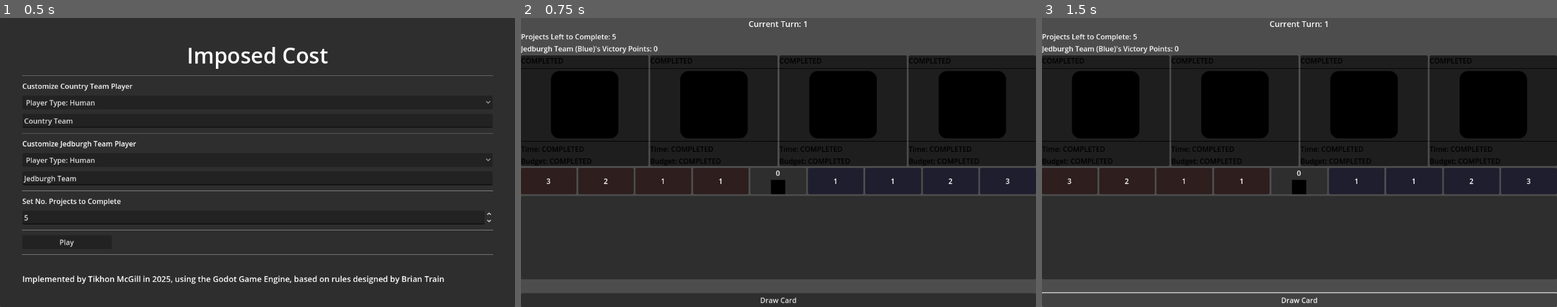
Above: before the commit, frames 1-3 (left to right).
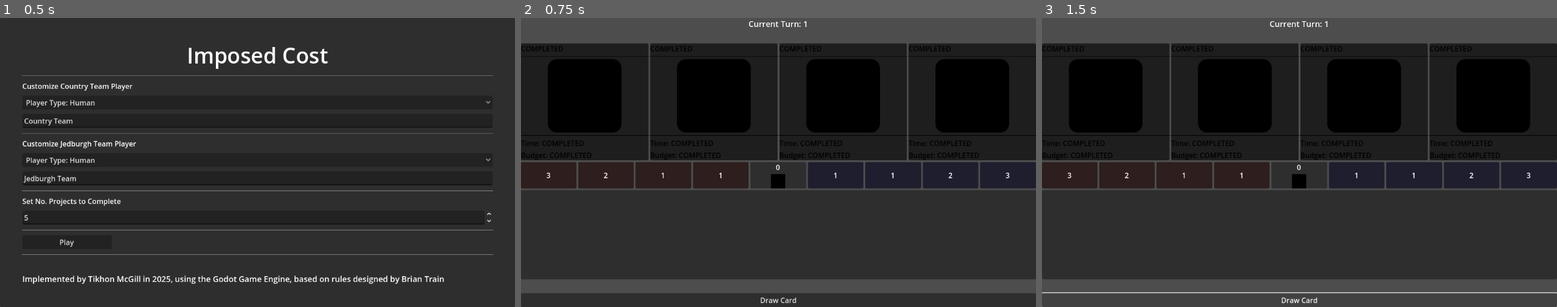
Above: after the commit, the same moments.

Repository: TikhonMcGill/ImposedCost
Game: Godot game, scene res://assets/scenes/main_menu/main_menu.tscn
The game is run twice, just before and just after one commit, with the same random seed, the same clock (stepped at 60 frames per second) and the same inputs. The engine's default icon, where the game draws it, is replaced by a stand-in: a white triangle on a blue panel in a dark square.
Inputs:
- Up to frame 1 (0.5 s): no input
- Up to frame 2 (0.75 s): click "Play" at 0.5 s
- Up to frame 3 (1.5 s): click "Draw Card" at 1.25 s

Frame 1 is identical in both runs. In frame 2, 12% of the frame differs, in the area x 0-100%, y 5-62%; in frame 3, 12%.
Error after the commit: Invalid assignment of property or key 'text' with value of type 'String' on a base object of type 'null instance'. (res://assets/scenes/game/game.gd:38)

Commit message:
Add ProjectsToCompleteLabel

Diff:
--- a/assets/scenes/game/game.tscn
+++ b/assets/scenes/game/game.tscn
@@ -1,9 +1,11 @@
-[gd_scene load_steps=6 format=3 uid="uid://bhuq1yrd5xvgf"]
+[gd_scene load_steps=8 format=3 uid="uid://bhuq1yrd5xvgf"]
 
 [ext_resource type="Script" uid="uid://dbckof6gs7uaj" path="res://assets/scenes/game/game.gd" id="1_u5a5u"]
 [ext_resource type="PackedScene" uid="uid://c6is68qvrlrb2" path="res://assets/scenes/game/host_nation_influence_track/host_nation_influence_track.tscn" id="2_0bv3r"]
 [ext_resource type="PackedScene" uid="uid://cdgnbaa7ua3pt" path="res://assets/scenes/game/game_board/victor_label/victor_label.tscn" id="2_krlks"]
 [ext_resource type="PackedScene" uid="uid://cqmvug1vyaxk5" path="res://assets/scenes/game/project_container/project_container.tscn" id="2_oblms"]
+[ext_resource type="PackedScene" uid="uid://bkdsibrlut8m" path="res://assets/scenes/game/game_board/current_turn_label/current_turn_label.tscn" id="3_suxfe"]
+[ext_resource type="PackedScene" uid="uid://dc2ic5uoukta3" path="res://assets/scenes/game/game_board/projects_left_label/projects_left_label.tscn" id="4_iuiwi"]
 [ext_resource type="PackedScene" uid="uid://bjldw7i7tt3by" path="res://assets/scenes/game/player/human_player/card_selector/card_selector.tscn" id="4_sy1gd"]
 
 [node name="Game" type="Node"]
@@ -19,14 +21,10 @@
 [node name="VictorLabel" parent="GameBoard" instance=ExtResource("2_krlks")]
 layout_mode = 2
 
-[node name="CurrentTurnLabel" type="Label" parent="GameBoard"]
+[node name="CurrentTurnLabel" parent="GameBoard" instance=ExtResource("3_suxfe")]
 layout_mode = 2
-theme_override_font_sizes/font_size = 18
-text = "Current Turn Goes Here"
-horizontal_alignment = 1
-vertical_alignment = 1
 
-[node name="ProjectsToCompleteLabel" type="Label" parent="GameBoard"]
+[node name="ProjectsToCompleteLabel" parent="GameBoard" instance=ExtResource("4_iuiwi")]
 layout_mode = 2
 
 [node name="VictoryPointsLabel" type="Label" parent="GameBoard"]
--- /dev/null
+++ b/assets/scenes/game/game_board/projects_to_complete_label/projects_to_complete_label.gd
@@ -0,0 +1,7 @@
+class_name ProjectsToCompleteLabel
+extends Label
+
+##Label showing no. Projects left to complete in a game of Imposed Cost
+
+func update_projects_left(projects: int) -> void:
+	text = "Projects to Complete: %d" % projects
--- /dev/null
+++ b/assets/scenes/game/game_board/projects_to_complete_label/projects_to_complete_label.tscn
@@ -0,0 +1,6 @@
+[gd_scene load_steps=2 format=3 uid="uid://dwdg85lo6bacx"]
+
+[ext_resource type="Script" uid="uid://ckbg8kfljb7r1" path="res://assets/scenes/game/game_board/projects_to_complete_label/projects_to_complete_label.gd" id="1_d8yh0"]
+
+[node name="ProjectsToCompleteLabel" type="Label"]
+script = ExtResource("1_d8yh0")
Not shown, changed: admin/plans.txt
Not shown, added: assets/scenes/game/game_board/projects_to_complete_label/projects_to_complete_label.gd.uid
